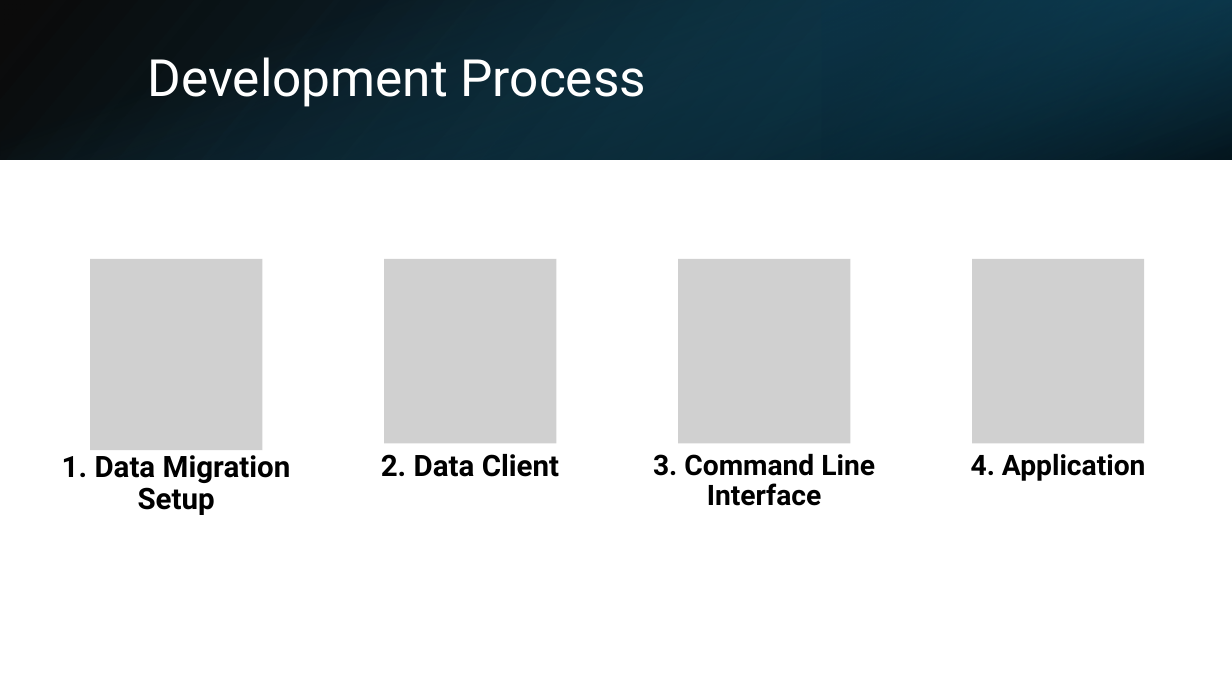
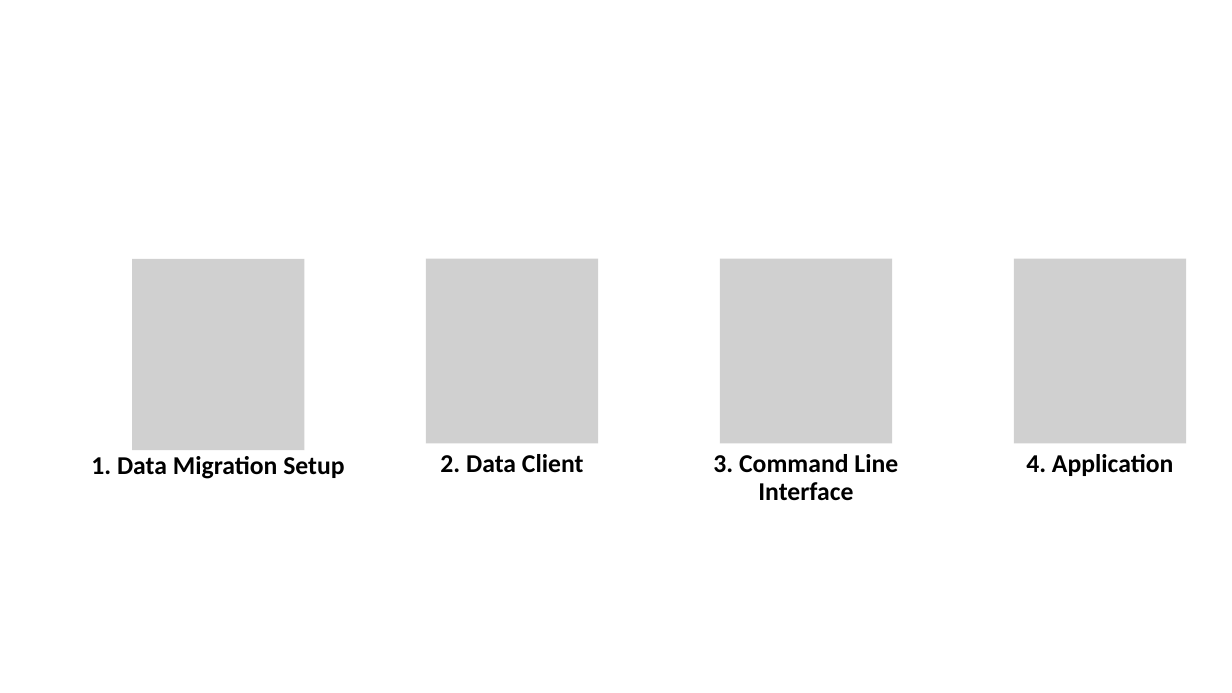
Before and after one commit to kencopas/Capstone, a slide deck: slide 8 of docs/Kenneth Copas - Capstone Presentation.pptx. Drawn at 1232x693 pixels with LibreOffice and Linux fonts; fonts in the diff are those of the drawing; grey boxes stand for pictures. Boxes give left, top, right and bottom in pixels: in the first picture for what was removed or moved away, otherwise in the second. Text is boxed around its words. In the diff, an @@ line names an element or a change of style, - is before the commit and + after.

```diff
--- a/docs/Kenneth Copas - Capstone Presentation.pptx
+++ b/docs/Kenneth Copas - Capstone Presentation.pptx
@@ rectangle removed at [0, 0, 1232, 159] @@
@@ rectangle removed at [0, 0, 1232, 159] @@
@@ rectangle removed at [822, 0, 1232, 159] @@
@@ title removed at [148, 57, 646, 107] @@
-Development Process
@@ 4 pictures, 2 texts: place and size @@
-4 pictures, 2 texts at [62, 259, 1144, 515]
+4 pictures, 2 texts at [91, 259, 1186, 479]
@@ text "1. Data Migration Setup" at [91, 456, 344, 479]: size 23 to 20 pt, font Roboto to Calibri; less space between paragraphs @@
@@ text "2. Data Client" at [440, 454, 584, 472]: size 23 to 20 pt, font Roboto to Calibri; less space between paragraphs @@
@@ text "3. Command Line Interface": place and size @@
-text "3. Command Line Interface" at [653, 453, 875, 506]
+text "3. Command Line Interface" at [713, 454, 898, 501]
@@ text "3. Command Line Interface" at [713, 454, 898, 501]: size 22 to 20 pt, font Roboto to Calibri @@
@@ text "4. Application": place and size @@
-text "4. Application" at [971, 453, 1146, 481]
+text "4. Application" at [1026, 454, 1174, 476]
@@ text "4. Application" at [1026, 454, 1174, 476]: size 22 to 20 pt, font Roboto to Calibri @@
```
Also in this commit, not shown: 13 other slides changed.
